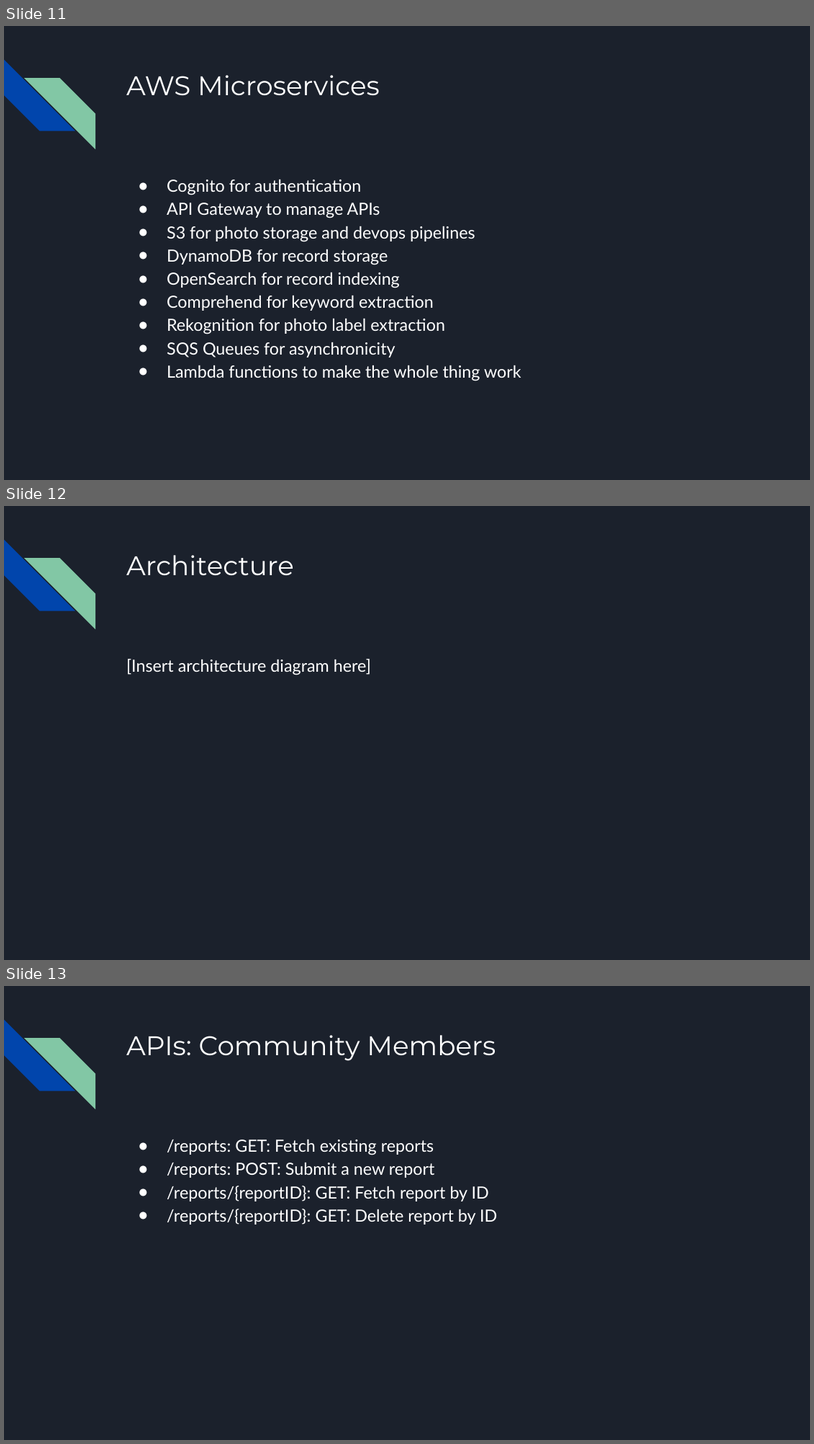
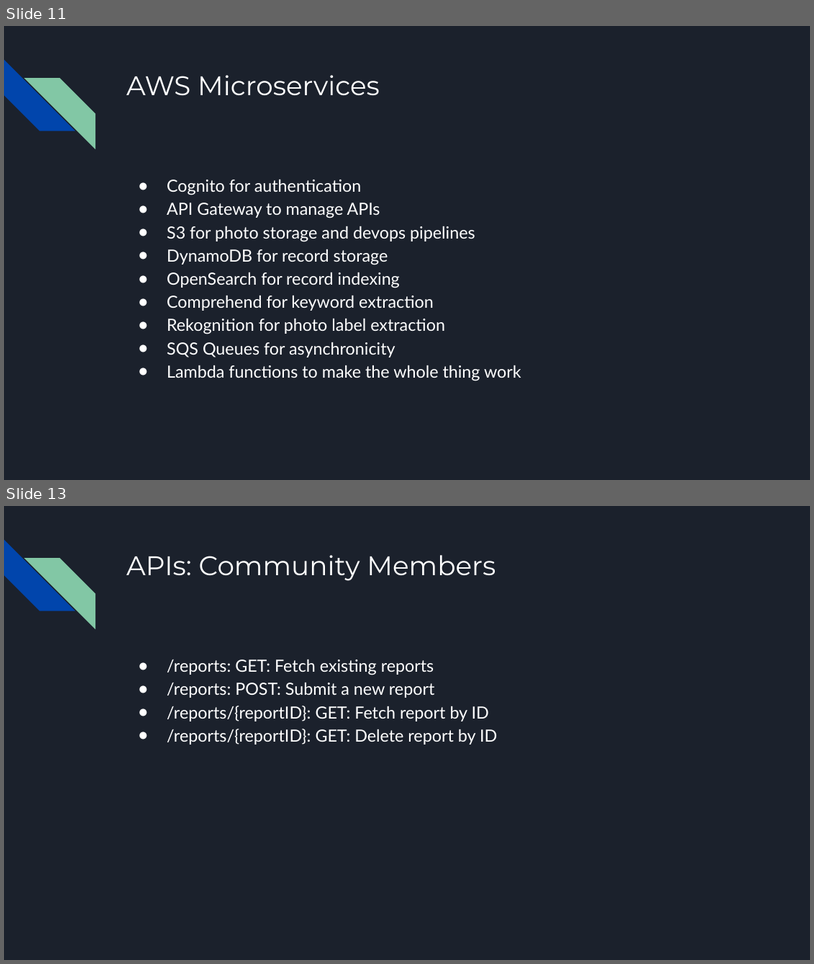
Before and after one commit to cufixit/other, a slide deck: Cloud Final Presentation.pptx. Shown one above the other, each under a label of ours: slides 11, 12 and 13 before the commit, slides 11 and 13 after it; the slides between them are not shown. The pictures are 814x1444 and 814x964 pixels, drawn with LibreOffice and Linux fonts; fonts in the diff are those of the drawing. Boxes give left, top, right and bottom in pixels: in the first picture for what was removed or moved away, otherwise in the second. Text is boxed around its words. In the diff, an @@ line names an element or a change of style, - is before the commit and + after.

```diff
--- a/Cloud Final Presentation.pptx
+++ b/Cloud Final Presentation.pptx
@@ slide 12 removed at <box>4,506,810,960</box>, background #1B212C; not listed: 2 template elements that a slide beside it also shows @@
@@ title removed at <box>126,555,294,575</box> @@
-Architecture
@@ text removed at <box>126,659,371,675</box> @@
-[Insert architecture diagram here]
```
Also in this commit, not shown: 2 slides changed, 2 slides added.
